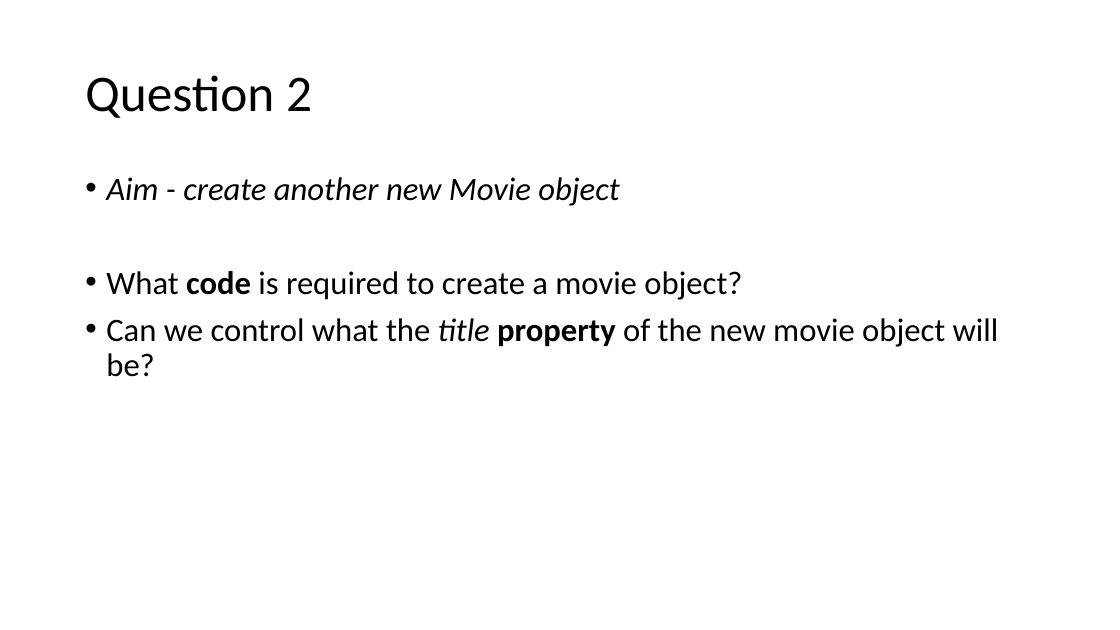
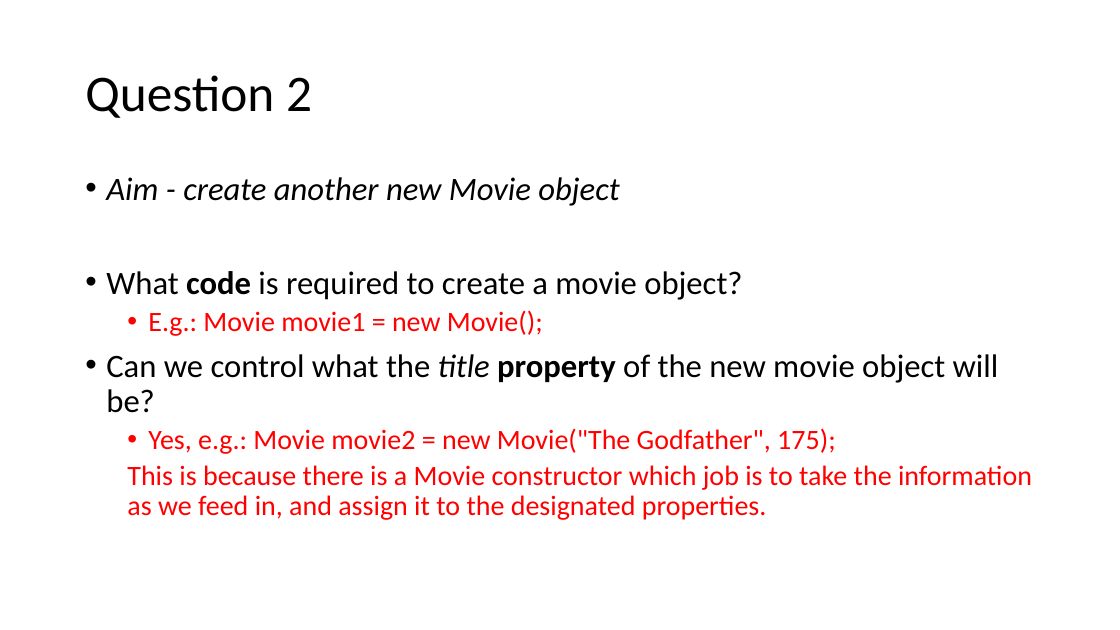
Before and after one commit to random-walkie/gasw_programming1, a slide deck: slide 5 of week2/activity/Week2Activity.pptx. Drawn at 1120x630 pixels with LibreOffice and Linux fonts; fonts in the diff are those of the drawing. Boxes give left, top, right and bottom in pixels: in the first picture for what was removed or moved away, otherwise in the second. Text is boxed around its words. In the diff, an @@ line names an element or a change of style, - is before the commit and + after.

Commit message:
Update MainMovies to demonstrate Movie class usage

```diff
--- a/week2/activity/Week2Activity.pptx
+++ b/week2/activity/Week2Activity.pptx
@@ text at [148, 310, 543, 336]: paragraph added @@
+  • E.g.: Movie movie1 = new Movie();
@@ text at [127, 428, 1032, 520]: paragraphs added @@
+  • Yes, e.g.: Movie movie2 = new Movie("The Godfather", 175);
+  This is because there is a Movie constructor which job is to take the information as we feed in, and assign it to the designated properties.
```
Also in this commit, not shown: 4 other slides changed, 1 other file.
